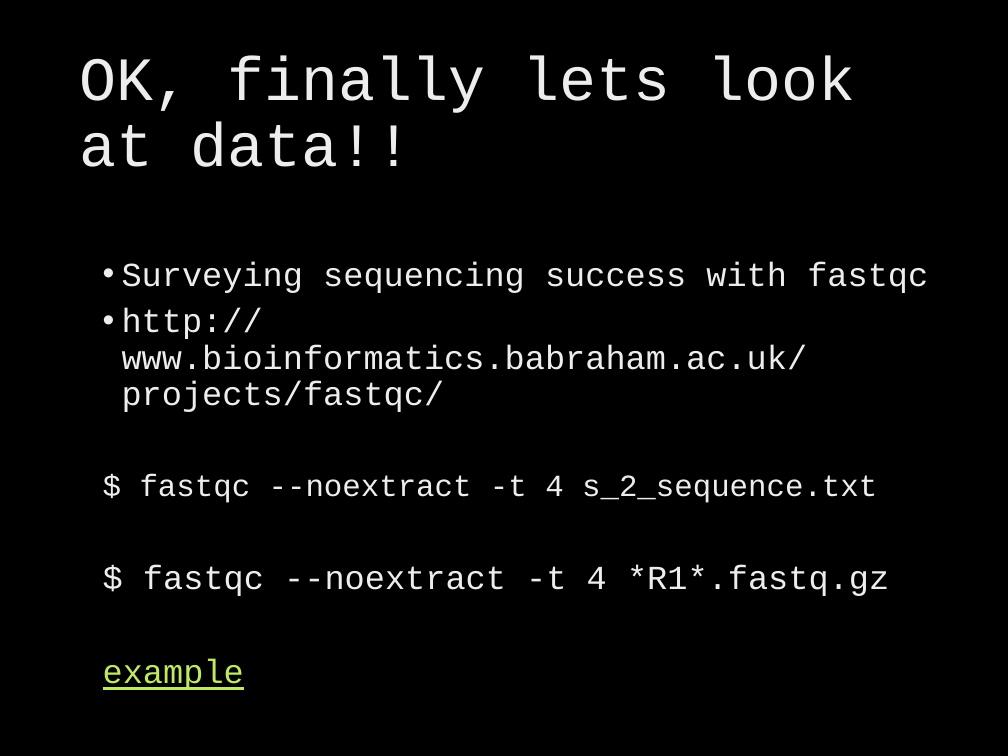
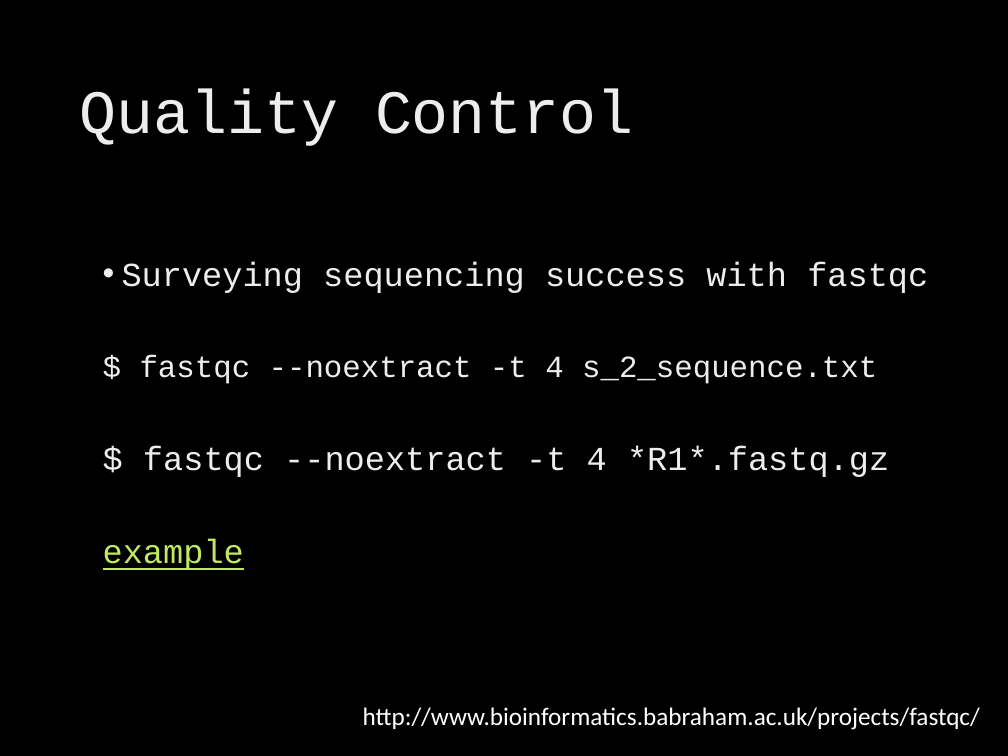
Before and after one commit to brevans/MPS_Workshop, a slide deck: slide 18 of presentations/intro pipelines.pptx (slide 16 before the commit). Drawn at 1008x756 pixels with LibreOffice and Linux fonts; fonts in the diff are those of the drawing; background and template pictures are left out. Boxes give left, top, right and bottom in pixels: in the first picture for what was removed or moved away, otherwise in the second. Text is boxed around its words. In the diff, an @@ line names an element or a change of style, - is before the commit and + after.

```diff
--- a/presentations/intro pipelines.pptx
+++ b/presentations/intro pipelines.pptx
@@ title at (79,89,634,146): text changed @@
-OK, finally lets look at data!!
+Quality Control
@@ text at (122,308,808,412): paragraph removed @@
-• http://www.bioinformatics.babraham.ac.uk/projects/fastqc/
@@ text added at (363,707,980,730), 18 pt, text #FFFFFF @@
+http://www.bioinformatics.babraham.ac.uk/projects/fastqc/
```
Also in this commit, not shown: 9 other slides changed, 5 slides added, 3 slides removed.
